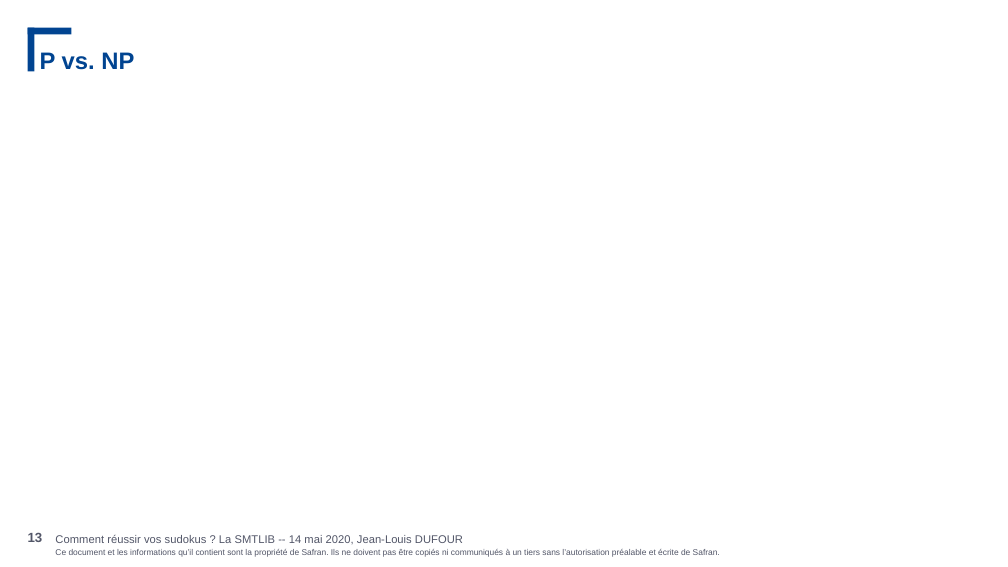
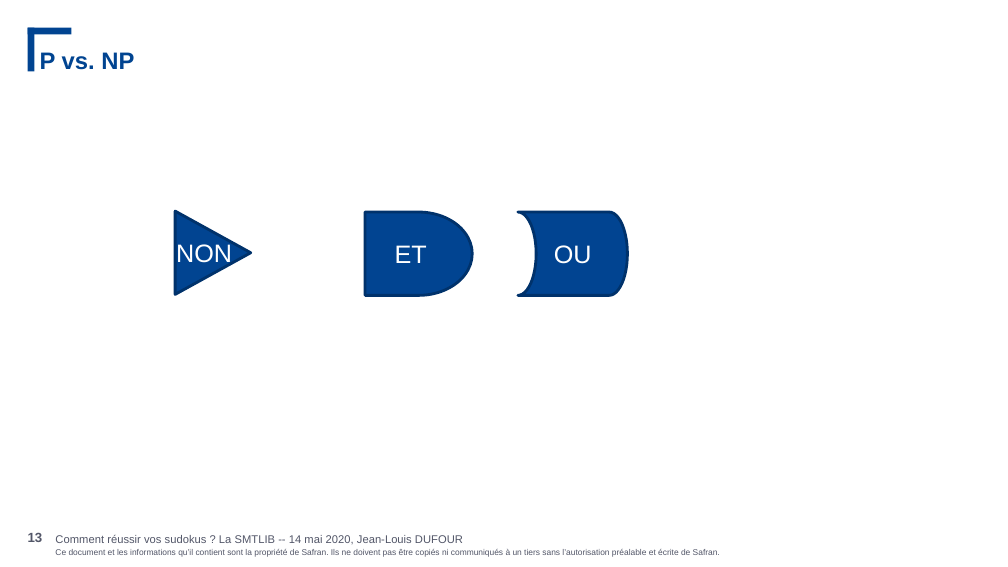
Before and after one commit to JeanLouisDufour/smtlib, a slide deck: slide 13 of sudoku.pptx. Drawn at 1008x567 pixels with LibreOffice and Linux fonts; fonts in the diff are those of the drawing; background and template pictures are left out. Boxes give left, top, right and bottom in pixels: in the first picture for what was removed or moved away, otherwise in the second. Text is boxed around its words. In the diff, an @@ line names an element or a change of style, - is before the commit and + after.

```diff
--- a/sudoku.pptx
+++ b/sudoku.pptx
@@ flow chart extract added at (x1=175, y1=211, x2=251, y2=294), fill #014491, outline #01326B 2 pt @@
@@ flow chart delay added at (x1=365, y1=212, x2=472, y2=295), fill #014491, outline #01326B 2 pt, 18 pt, text #FFFFFF @@
+ET
@@ flow chart online storage added at (x1=518, y1=212, x2=628, y2=295), fill #014491, outline #01326B 2 pt, 18 pt, text #FFFFFF @@
+OU
@@ text added at (x1=176, y1=244, x2=232, y2=268), 18 pt, text #FFFFFF @@
+NON
```
Also in this commit, not shown: 2 other slides changed, 3 other files.
